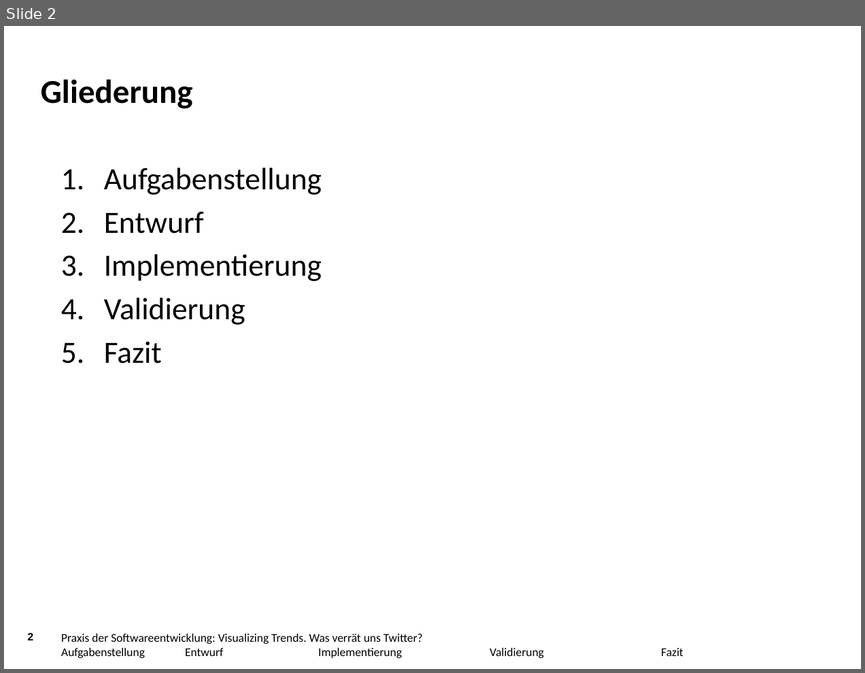
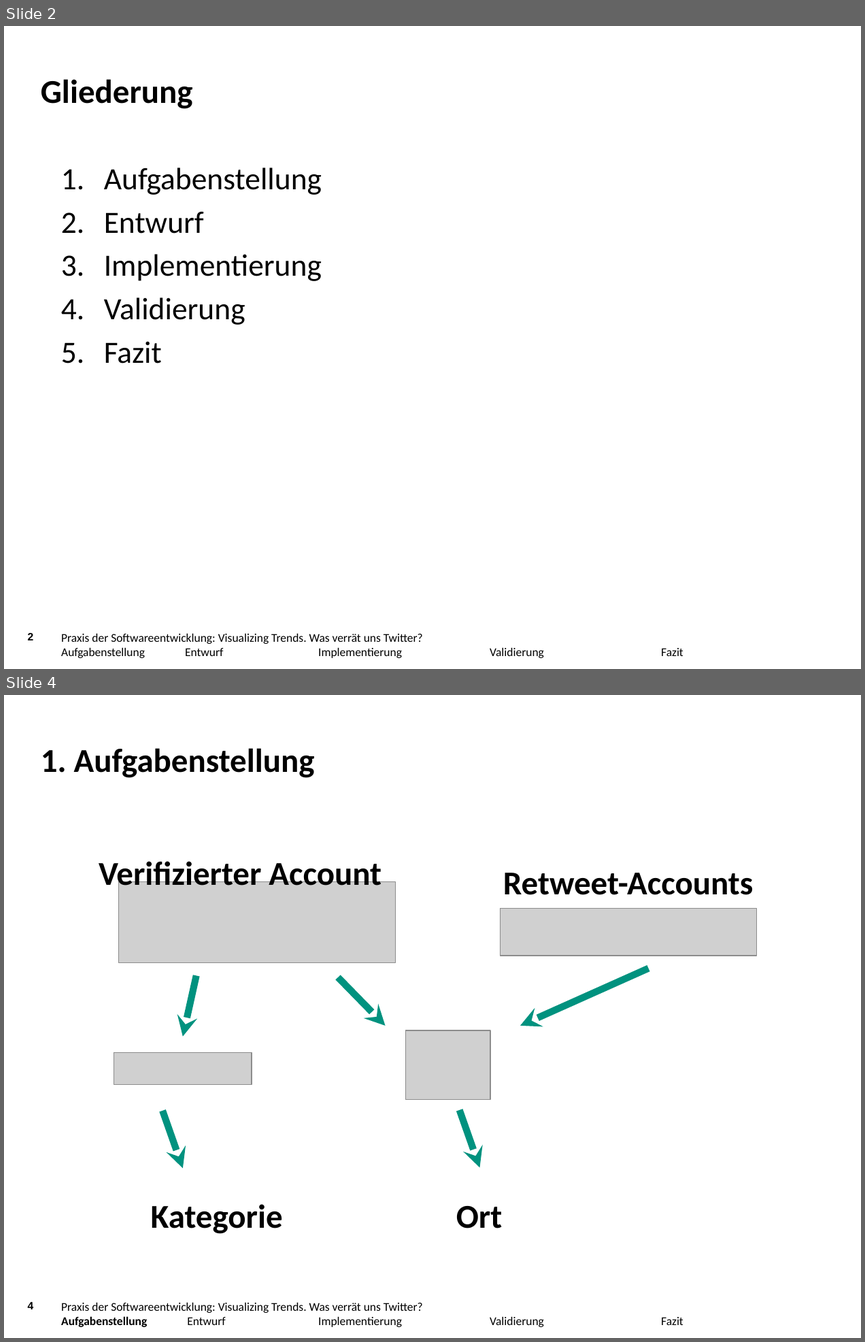
Before and after one commit to jaasmiin/twitterPSE, a slide deck: doc/abschlusspräsentation/pres.pptx. Shown one above the other, each under a label of ours: slide 2 before the commit, slides 2 and 4 after it; the slides between them are not shown. The pictures are 865x673 and 865x1342 pixels, drawn with LibreOffice and Linux fonts; fonts in the diff are those of the drawing; grey boxes stand for pictures; background and template pictures are left out. Boxes give left, top, right and bottom in pixels: in the first picture for what was removed or moved away, otherwise in the second. Text is boxed around its words. In the diff, an @@ line names an element or a change of style, - is before the commit and + after.

Commit message:
Aufgabenstellung ausführlicher beschrieben & bildlicher
+ Systemarchitektur vereinfacht dargestellt

```diff
--- a/doc/abschlusspräsentation/pres.pptx
+++ b/doc/abschlusspräsentation/pres.pptx
@@ slide 4 added at (x1=4, y1=695, x2=861, y2=1338), background picture (left out); not listed: 1 template element that a slide beside it also shows @@
@@ title added at (x1=41, y1=748, x2=315, y2=778), 28 pt, text #000000, bold @@
+1. Aufgabenstellung
@@ text added at (x1=99, y1=858, x2=381, y2=893), 28 pt, text #000000, bold @@
+Verifizierter Account
@@ text added at (x1=503, y1=872, x2=753, y2=895), 28 pt, text #000000, bold @@
+Retweet-Accounts
@@ picture added at (x1=119, y1=882, x2=396, y2=962) @@
@@ picture added at (x1=500, y1=909, x2=756, y2=955) @@
@@ arrow added from (196, 975) to (183, 1036), #00937F 5.75 pt @@
@@ arrow added from (338, 977) to (385, 1025), #00937F 5.75 pt @@
@@ arrow added from (649, 968) to (520, 1025), #00937F 5.75 pt @@
@@ picture added at (x1=405, y1=1030, x2=490, y2=1100) @@
@@ picture added at (x1=113, y1=1052, x2=251, y2=1085) @@
@@ arrow added from (162, 1110) to (183, 1168), #00937F 5.75 pt @@
@@ arrow added from (459, 1110) to (479, 1167), #00937F 5.75 pt @@
@@ text added at (x1=151, y1=1204, x2=283, y2=1234), 28 pt, text #000000, bold @@
+Kategorie
@@ text added at (x1=456, y1=1206, x2=502, y2=1228), 28 pt, text #000000, bold @@
+Ort
@@ text added at (x1=61, y1=1302, x2=683, y2=1327), 10 pt, text #000000 @@
+Praxis der Softwareentwicklung: Visualizing Trends. Was verrät uns Twitter?
+Aufgabenstellung Entwurf Implementierung Validierung Fazit
```
Also in this commit, not shown: 2 slides changed, 2 other slides added.
